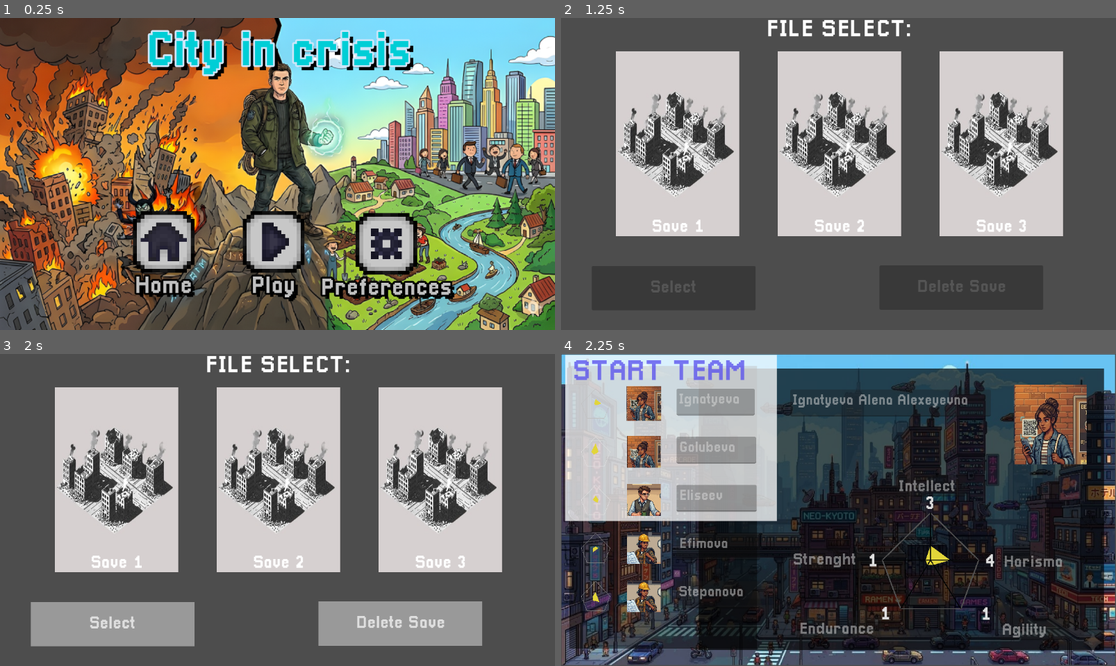
Above: before the commit, frames 1-4 (two rows, left to right).
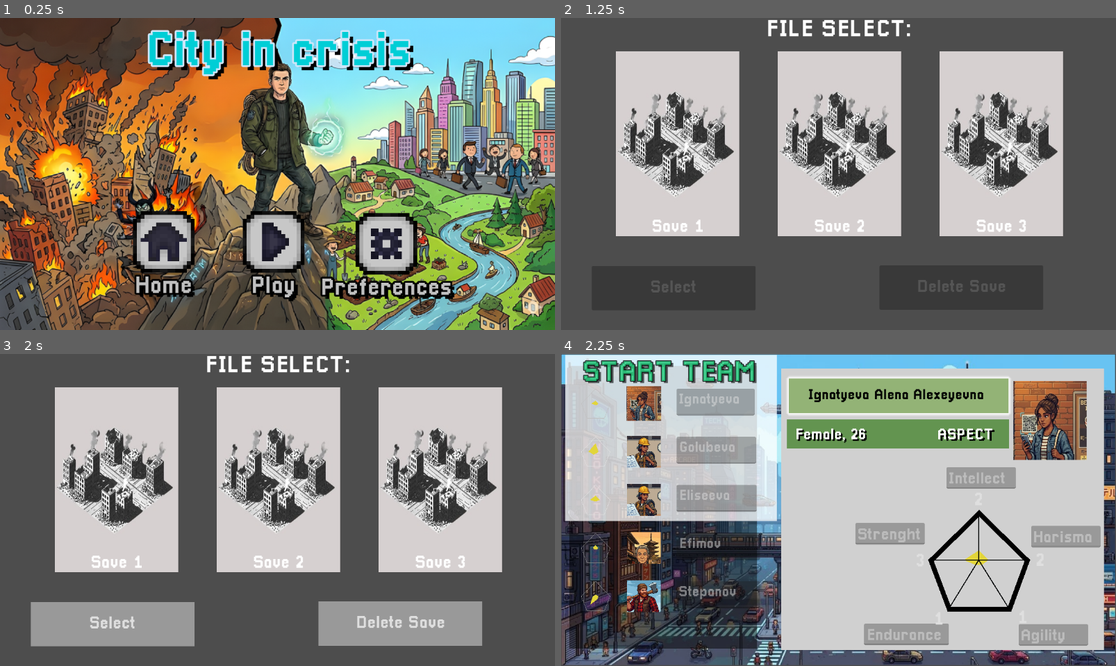
Above: after the commit, the same moments.

Repository: andierkas/Godot_game_project_67
Game: Godot game, scene res://scenes/main_scene/main_scene.tscn
Two runs of this game, one before a commit and one after it. Both use one fixed random seed, a clock stepped at 60 frames per second and the inputs below.
Inputs (mouse positions are in pixels of both pictures, inside the frame that each line leads up to):
- Up to frame 1 (0.25 s): no input
- Up to frame 2 (1.25 s): click (832, 242) at 0.5 s
- Up to frame 3 (2 s): click "Save 1" at 1.25 s
- Up to frame 4 (2.25 s): click "Select" at 2 s

Frames 1-3 are identical in both runs. In frame 4, 62% of the frame differs, in the area x 2-98%, y 2-95%.

Commit message:
12312321

Diff:
--- a/scenes/agents_generator_scene/agents_generator.gd
+++ b/scenes/agents_generator_scene/agents_generator.gd
@@ -9,6 +9,8 @@
 @onready var endur_stat = $"Current_agent/Stats/Endurance Stat"
 @onready var int_stat = $"Current_agent/Stats/Intellect Stat"
 @onready var har_stat = $"Current_agent/Stats/Harisma Stat"
+@onready var aspect = $Current_agent/Background/Aspect
+@onready var Gender_age = $Current_agent/Background/Gender_age
 
 var agent_1 = AgentStats.new()
 var agent_2 = AgentStats.new()
@@ -37,6 +39,10 @@
 func show_current_sprite(agent: AgentStats):
 	agent_sprite.texture = agent.sprite
 	agent_name.text = agent.agent_second_name + " " + agent.agent_first_name + " " + agent.agent_last_name
+	if agent.gender == true:
+		Gender_age.text = "Male," + " " + str(agent.age)
+	else:
+		Gender_age.text = "Female," + " " + str(agent.age)
 	set_agent_stats(agent)
 
 
--- a/scenes/agents_generator_scene/agents_generator.tscn
+++ b/scenes/agents_generator_scene/agents_generator.tscn
@@ -4,6 +4,7 @@
 [ext_resource type="Texture2D" uid="uid://7bc5ttoyyu55" path="res://materials/фон закрывашка.jpg" id="2_b64gy"]
 [ext_resource type="FontFile" uid="uid://cff2ia20fse41" path="res://fonts/Pixellari.ttf" id="3_t01tc"]
 [ext_resource type="Script" uid="uid://bdgw45o4xyplw" path="res://scenes/agents_generator_scene/scripts/first_agent.gd" id="4_npx5s"]
+[ext_resource type="Texture2D" uid="uid://ddyrwbstl1ex6" path="res://materials/Sprite_agent/male/1.png" id="4_ye48f"]
 [ext_resource type="Texture2D" uid="uid://c8yeb8febb6h2" path="res://materials/Sprite_agent/male/5.png" id="5_aw3uw"]
 [ext_resource type="Script" uid="uid://ca3i8p8kpt2gr" path="res://scenes/agents_generator_scene/scripts/second_agent.gd" id="5_pf38g"]
 [ext_resource type="Script" uid="uid://cv25k613mwi7a" path="res://scenes/agents_generator_scene/scripts/third_agent.gd" id="6_x5emw"]
@@ -14,13 +15,18 @@
 
 [sub_resource type="StyleBoxEmpty" id="StyleBoxEmpty_kbh1e"]
 
+[sub_resource type="StyleBoxEmpty" id="StyleBoxEmpty_ye48f"]
+
+[sub_resource type="StyleBoxEmpty" id="StyleBoxEmpty_4b6ty"]
+
+[sub_resource type="StyleBoxFlat" id="StyleBoxFlat_65pgp"]
+bg_color = Color(0.5058824, 0.654902, 0.37254903, 0.85882354)
+expand_margin_left = 40.0
+expand_margin_top = 16.0
+shadow_color = Color(1, 1, 1, 1)
+shadow_size = 7
+
 [sub_resource type="StyleBoxEmpty" id="StyleBoxEmpty_e86q2"]
-
-[sub_resource type="StyleBoxEmpty" id="StyleBoxEmpty_aw3uw"]
-
-[sub_resource type="StyleBoxEmpty" id="StyleBoxEmpty_ye48f"]
-
-[sub_resource type="StyleBoxEmpty" id="StyleBoxEmpty_4b6ty"]
 
 [node name="Control" type="Control" unique_id=1719565061]
 layout_mode = 3
@@ -42,13 +48,6 @@
 offset_bottom = 645.0
 texture = ExtResource("2_b64gy")
 
-[node name="PentagonStats" type="Line2D" parent="Background" unique_id=687906117]
-position = Vector2(34, 57)
-points = PackedVector2Array(832, 370, 795, 471, 670, 471, 632, 370, 732, 272)
-closed = true
-width = 2.5
-round_precision = 3
-
 [node name="PentagonStats2" type="Line2D" parent="Background" unique_id=1283828039]
 position = Vector2(71, 102)
 scale = Vector2(0.3, 0.307)
@@ -93,11 +92,54 @@
 [node name="Current_agent" type="Node2D" parent="." unique_id=216067582]
 
 [node name="Background" type="ColorRect" parent="Current_agent" unique_id=126038645]
-offset_left = 285.0
+offset_left = 456.0
 offset_top = 29.0
 offset_right = 1126.0
 offset_bottom = 614.0
-color = Color(0, 0, 0, 0.6745098)
+color = Color(0.8153955, 0.8153955, 0.8153955, 1)
+
+[node name="PentagonStats" type="Line2D" parent="Current_agent/Background" unique_id=687906117]
+position = Vector2(-321, 29)
+points = PackedVector2Array(832, 370, 795, 471, 670, 471, 632, 370, 732, 272)
+closed = true
+default_color = Color(0, 0, 0, 1)
+round_precision = 3
+
+[node name="ColorRect" type="ColorRect" parent="Current_agent/Background" unique_id=1318311320]
+layout_mode = 0
+offset_left = 12.0
+offset_top = 106.0
+offset_right = 473.0
+offset_bottom = 166.0
+color = Color(0.30613375, 0.53646255, 0.21898231, 0.8392157)
+
+[node name="Gender_age" type="Label" parent="Current_agent/Background" unique_id=1406729124]
+layout_mode = 0
+offset_left = 28.0
+offset_top = 123.0
+offset_right = 224.0
+offset_bottom = 172.0
+theme_override_colors/font_shadow_color = Color(0, 0, 0, 1)
+theme_override_constants/shadow_offset_x = 3
+theme_override_constants/shadow_offset_y = 3
+theme_override_constants/shadow_outline_size = 1
+theme_override_fonts/font = ExtResource("3_t01tc")
+theme_override_font_sizes/font_size = 32
+text = "GENDER, AGE"
+
+[node name="Aspect" type="Label" parent="Current_agent/Background" unique_id=1834277032]
+layout_mode = 0
+offset_left = 324.0
+offset_top = 123.0
+offset_right = 446.0
+offset_bottom = 155.0
+theme_override_colors/font_shadow_color = Color(0, 0, 0, 1)
+theme_override_constants/shadow_offset_x = 5
+theme_override_constants/shadow_offset_y = 3
+theme_override_constants/shadow_outline_size = 0
+theme_override_fonts/font = ExtResource("3_t01tc")
+theme_override_font_sizes/font_size = 32
+text = "ASPECT"
 
 [node name="StringStats" type="Control" parent="Current_agent/Background" unique_id=1161092974]
 anchors_preset = 0
@@ -108,10 +150,10 @@
 
 [node name="Strenght" type="TextEdit" parent="Current_agent/Background/StringStats" unique_id=1482986073]
 layout_mode = 0
-offset_left = 476.0
-offset_top = 402.0
-offset_right = 620.0
-offset_bottom = 447.0
+offset_left = 439.0
+offset_top = 350.0
+offset_right = 583.0
+offset_bottom = 395.0
 theme_override_fonts/font = ExtResource("3_t01tc")
 theme_override_font_sizes/font_size = 34
 theme_override_styles/normal = SubResource("StyleBoxEmpty_4aseg")
@@ -121,10 +163,10 @@
 
 [node name="Intellect" type="TextEdit" parent="Current_agent/Background/StringStats" unique_id=798196072]
 layout_mode = 0
-offset_left = 695.0
-offset_top = 250.0
-offset_right = 839.0
-offset_bottom = 295.0
+offset_left = 628.0
+offset_top = 234.0
+offset_right = 772.0
+offset_bottom = 279.0
 theme_override_fonts/font = ExtResource("3_t01tc")
 theme_override_font_sizes/font_size = 34
 theme_override_styles/normal = SubResource("StyleBoxEmpty_4aseg")
@@ -134,10 +176,10 @@
 
 [node name="Harisma" type="TextEdit" parent="Current_agent/Background/StringStats" unique_id=1370520398]
 layout_mode = 0
-offset_left = 914.0
-offset_top = 407.0
-offset_right = 1058.0
-offset_bottom = 452.0
+offset_left = 804.0
+offset_top = 356.0
+offset_right = 948.0
+offset_bottom = 401.0
 theme_override_fonts/font = ExtResource("3_t01tc")
 theme_override_font_sizes/font_size = 34
 theme_override_styles/normal = SubResource("StyleBoxEmpty_4aseg")
@@ -147,10 +189,10 @@
 
 [node name="Endurance" type="TextEdit" parent="Current_agent/Background/StringStats" unique_id=1568880551]
 layout_mode = 0
-offset_left = 488.0
-offset_top = 546.0
-offset_right = 664.0
-offset_bottom = 591.0
+offset_left = 457.0
+offset_top = 559.0
+offset_right = 633.0
+offset_bottom = 604.0
 theme_override_fonts/font = ExtResource("3_t01tc")
 theme_override_font_sizes/font_size = 34
 theme_override_styles/normal = SubResource("StyleBoxEmpty_4aseg")
@@ -160,10 +202,10 @@
 
 [node name="Agility" type="TextEdit" parent="Current_agent/Background/StringStats" unique_id=1564640790]
 layout_mode = 0
-offset_left = 910.0
-offset_top = 548.0
-offset_right = 1054.0
-offset_bottom = 593.0
+offset_left = 778.0
+offset_top = 560.0
+offset_right = 922.0
+offset_bottom = 605.0
 theme_override_fonts/font = ExtResource("3_t01tc")
 theme_override_font_sizes/font_size = 34
 theme_override_styles/normal = SubResource("StyleBoxEmpty_4aseg")
@@ -173,23 +215,30 @@
 
 [node name="NameAgent" type="TextEdit" parent="Current_agent" unique_id=95911649]
 anchors_preset = -1
-offset_left = 475.0
-offset_top = 73.0
-offset_right = 891.0
-offset_bottom = 129.0
-theme_override_fonts/font = ExtResource("3_t01tc")
-theme_override_font_sizes/font_size = 30
+offset_left = 512.0
+offset_top = 66.0
+offset_right = 928.0
+offset_bottom = 122.0
+theme_override_colors/font_color = Color(3.4255767, 3.4255767, 3.4255767, 1)
+theme_override_colors/font_readonly_color = Color(0, 0, 0, 1)
+theme_override_colors/font_outline_color = Color(1, 1, 1, 1)
+theme_override_fonts/font = ExtResource("3_t01tc")
+theme_override_font_sizes/font_size = 30
+theme_override_styles/normal = SubResource("StyleBoxEmpty_ye48f")
+theme_override_styles/focus = SubResource("StyleBoxEmpty_4b6ty")
+theme_override_styles/read_only = SubResource("StyleBoxFlat_65pgp")
 text = "Anton Antonov Antonovich"
 editable = false
 
 [node name="SpriteAgent" type="Sprite2D" parent="Current_agent" unique_id=917593877]
-position = Vector2(1014.5, 145.75002)
+position = Vector2(1014, 137)
 scale = Vector2(0.428, 0.5)
+texture = ExtResource("4_ye48f")
 region_enabled = true
 region_rect = Rect2(545.282, 11.641025, 354.66663, 329.3333)
 
 [node name="FillPentagonStats" type="Polygon2D" parent="Current_agent" unique_id=1369337196]
-position = Vector2(766, 427)
+position = Vector2(866, 427)
 scale = Vector2(1.025, 1)
 color = Color(0.8898981, 0.8357617, 0.23110518, 1)
 polygon = PackedVector2Array(-97.560974, 0, 0, -99, 97.560974, 0, 61.46338, 101, -60.487854, 101)
@@ -202,9 +251,9 @@
 
 [node name="Strenght Stat" type="TextEdit" parent="Current_agent/Stats" unique_id=1760523920]
 layout_mode = 0
-offset_left = 635.0
+offset_left = 735.0
 offset_top = 409.0
-offset_right = 730.0
+offset_right = 830.0
 offset_bottom = 474.0
 theme_override_constants/line_spacing = 2
 theme_override_fonts/font = ExtResource("3_t01tc")
@@ -214,10 +263,10 @@
 
 [node name="Intellect Stat" type="TextEdit" parent="Current_agent/Stats" unique_id=1347428633]
 layout_mode = 0
-offset_left = 755.0
-offset_top = 290.0
-offset_right = 850.0
-offset_bottom = 355.0
+offset_left = 856.0
+offset_top = 282.0
+offset_right = 951.0
+offset_bottom = 347.0
 theme_override_constants/line_spacing = 2
 theme_override_fonts/font = ExtResource("3_t01tc")
 theme_override_font_sizes/font_size = 38
@@ -226,10 +275,10 @@
 
 [node name="Agility Stat" type="TextEdit" parent="Current_agent/Stats" unique_id=1250091076]
 layout_mode = 0
-offset_left = 870.0
-offset_top = 520.0
-offset_right = 965.0
-offset_bottom = 585.0
+offset_left = 946.0
+offset_top = 527.0
+offset_right = 1041.0
+offset_bottom = 592.0
 theme_override_constants/line_spacing = 2
 theme_override_fonts/font = ExtResource("3_t01tc")
 theme_override_font_sizes/font_size = 38
@@ -238,10 +287,10 @@
 
 [node name="Harisma Stat" type="TextEdit" parent="Current_agent/Stats" unique_id=214152684]
 layout_mode = 0
-offset_left = 879.0
-offset_top = 410.0
-offset_right = 974.0
-offset_bottom = 475.0
+offset_left = 984.0
+offset_top = 408.0
+offset_right = 1079.0
+offset_bottom = 473.0
 theme_override_constants/line_spacing = 2
 theme_override_fonts/font = ExtResource("3_t01tc")
 theme_override_font_sizes/font_size = 38
@@ -250,10 +299,10 @@
 
 [node name="Endurance Stat" type="TextEdit" parent="Current_agent/Stats" unique_id=787313422]
 layout_mode = 0
-offset_left = 661.0
-offset_top = 519.0
-offset_right = 756.0
-offset_bottom = 584.0
+offset_left = 772.0
+offset_top = 530.0
+offset_right = 867.0
+offset_bottom = 595.0
 theme_override_constants/line_spacing = 2
 theme_override_fonts/font = ExtResource("3_t01tc")
 theme_override_font_sizes/font_size = 38
@@ -276,18 +325,19 @@
 offset_right = 447.0
 offset_bottom = 346.0
 
-[node name="TextEdit" type="TextEdit" parent="Agentparty/ColorRect" unique_id=313514095]
-layout_mode = 0
-offset_left = 15.0
-offset_top = 3.0
-offset_right = 427.0
-offset_bottom = 62.0
-theme_override_colors/font_color = Color(0.3372549, 0.3019608, 0.92941177, 1)
+[node name="Label" type="Label" parent="Agentparty/ColorRect" unique_id=483119159]
+layout_mode = 0
+offset_left = 35.0
+offset_top = 9.0
+offset_right = 396.0
+offset_bottom = 69.0
+theme_override_colors/font_color = Color(0.13725491, 0.8509804, 0.50980395, 1)
+theme_override_colors/font_shadow_color = Color(0, 0, 0, 0.7882353)
+theme_override_constants/shadow_offset_x = 5
+theme_override_constants/shadow_offset_y = 4
+theme_override_constants/outline_size = 8
 theme_override_fonts/font = ExtResource("3_t01tc")
 theme_override_font_sizes/font_size = 60
-theme_override_styles/normal = SubResource("StyleBoxEmpty_aw3uw")
-theme_override_styles/focus = SubResource("StyleBoxEmpty_ye48f")
-theme_override_styles/read_only = SubResource("StyleBoxEmpty_4b6ty")
 text = "START TEAM"
 
 [node name="start_bg" type="ColorRect" parent="Agentparty" unique_id=1668322419]
@@ -429,6 +479,7 @@
 editable = false
 
 [node name="Line2D" type="Line2D" parent="." unique_id=975851884]
+position = Vector2(100, 0)
 points = PackedVector2Array(766, 427, 766, 328, 766, 427, 866, 427, 766, 427, 666, 427, 766, 427, 704, 528, 766, 427, 829, 528)
 width = 2.0
 default_color = Color(0.006672531, 0.013327992, 0.014829845, 1)
--- a/scenes/agents_generator_scene/scripts/agent_stats.gd
+++ b/scenes/agents_generator_scene/scripts/agent_stats.gd
@@ -12,12 +12,14 @@
 @export var agent_second_name: String
 @export var agent_last_name: String
 @export var gender: bool #1 - мужчина, 0 - женщина
+@export var age: int
 
 #Спрайты
 @export var sprite: Texture2D
 
 func _init():
 	var rand_gender = randi_range(0,1)
+	age = randi_range(18,35)
 	if rand_gender == 1:
 		gender = true
 		var available_sprites : Array[Texture2D] = []
